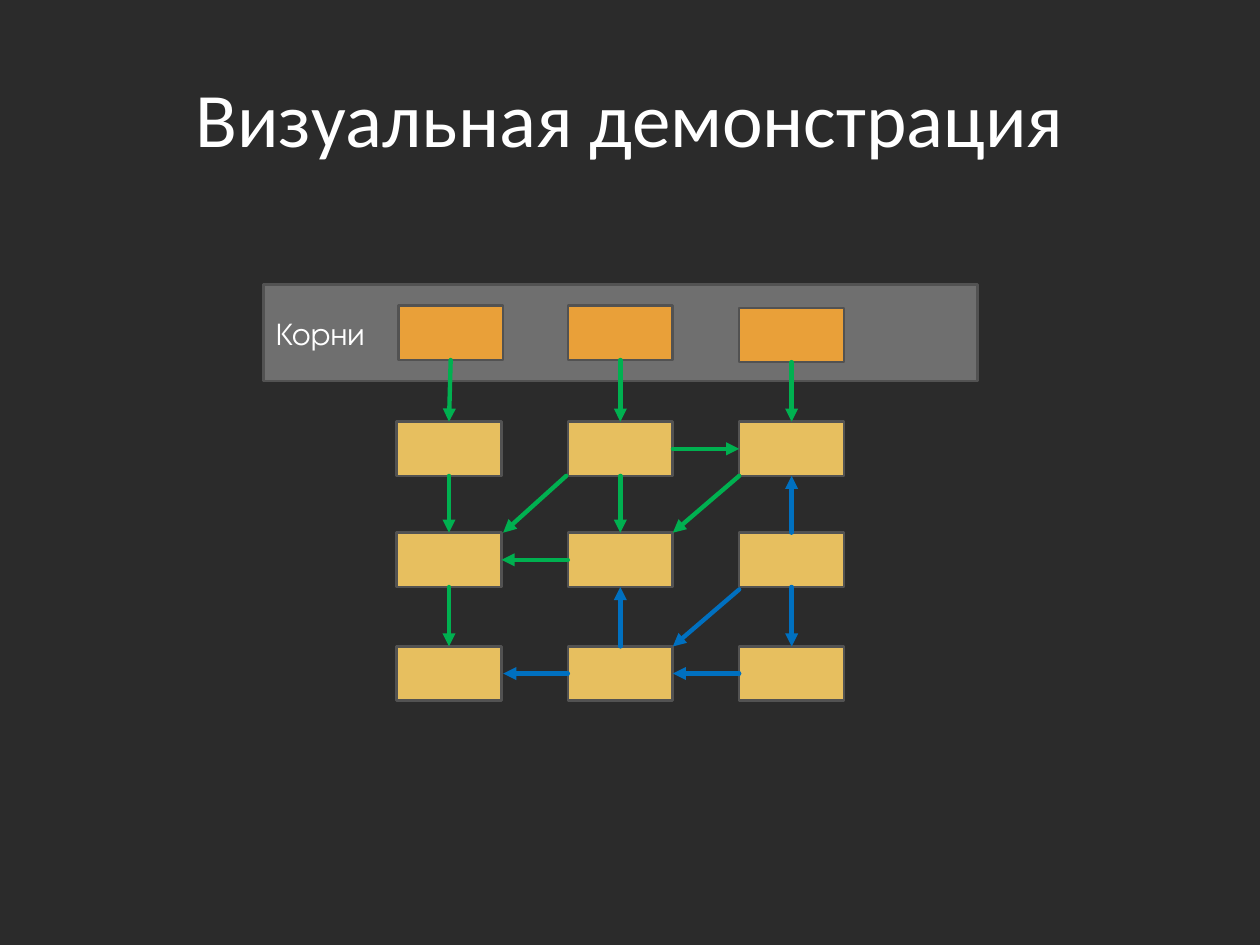
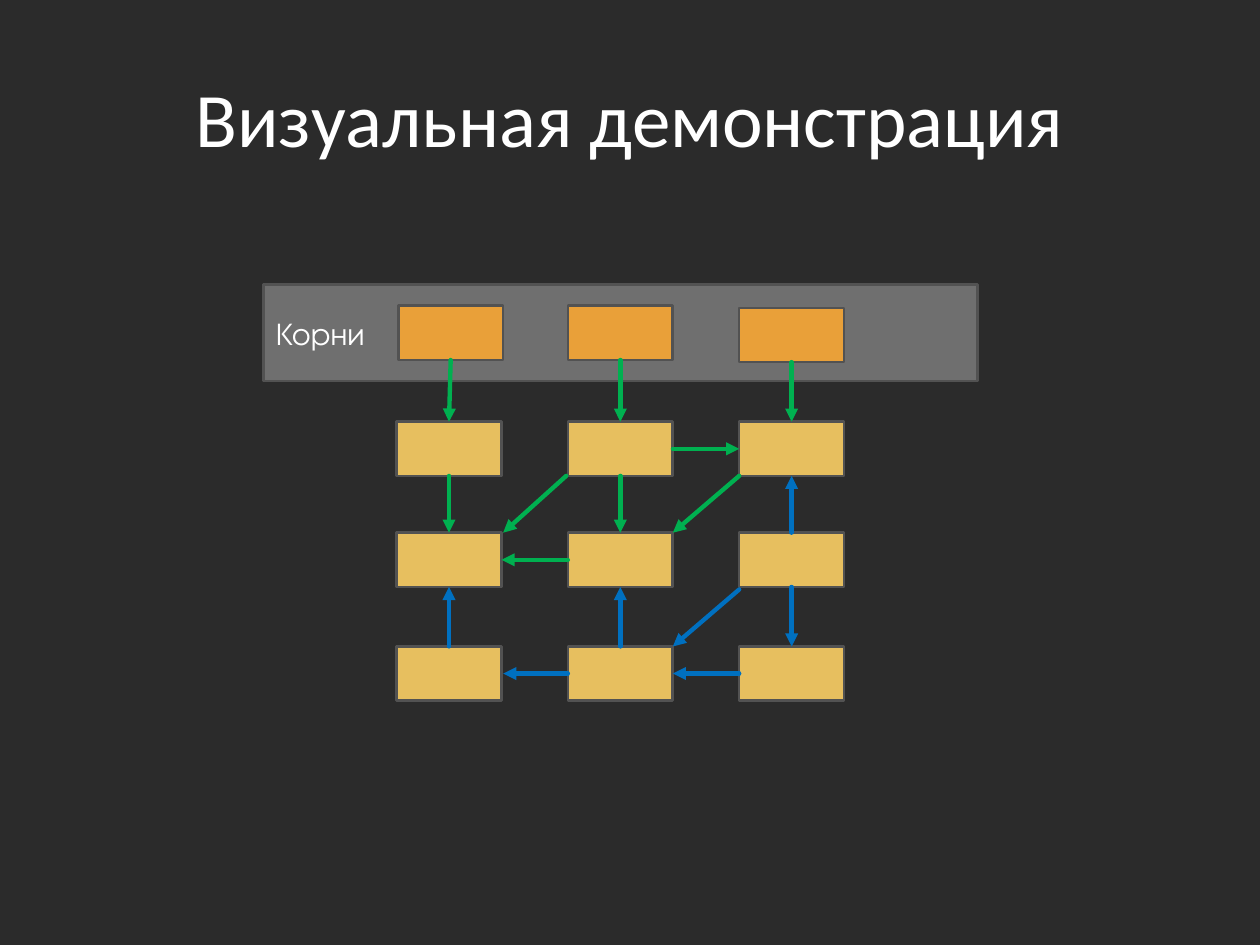
Before and after one commit to bazile/Training, a slide deck: slide 6 of Presentation/memory-management-and-gc.pptx. Drawn at 1260x945 pixels with LibreOffice and Linux fonts; fonts in the diff are those of the drawing; background and template pictures are left out; a plain dark background stands for a picture behind light text. Boxes give left, top, right and bottom in pixels: in the first picture for what was removed or moved away, otherwise in the second. Text is boxed around its words. In the diff, an @@ line names an element or a change of style, - is before the commit and + after.

Commit message:
Changed arrow direction

```diff
--- a/Presentation/memory-management-and-gc.pptx
+++ b/Presentation/memory-management-and-gc.pptx
@@ arrow moved from (449, 587) - (449, 646) to (449, 646) - (449, 587) @@
@@ arrow (449, 646) - (449, 587): stroke #00B050 2.5 pt to #0070C0 2.5 pt @@
```
